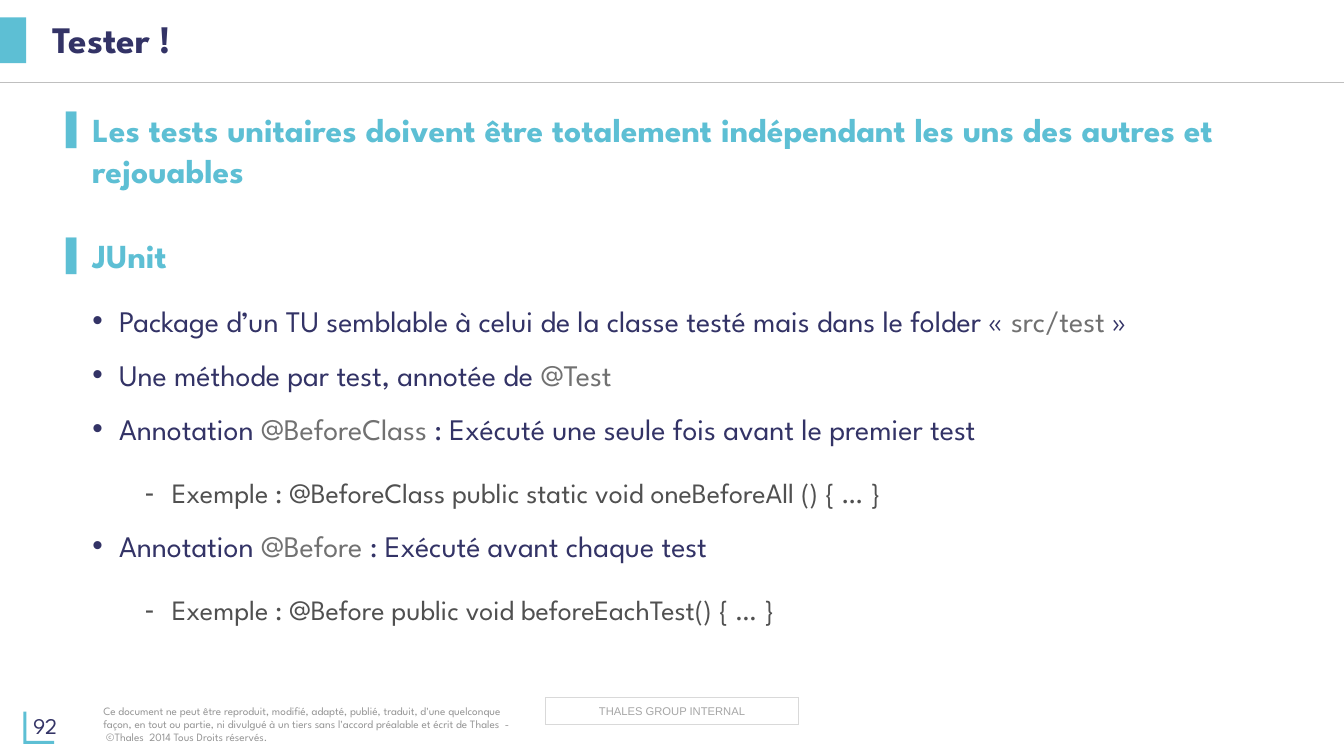
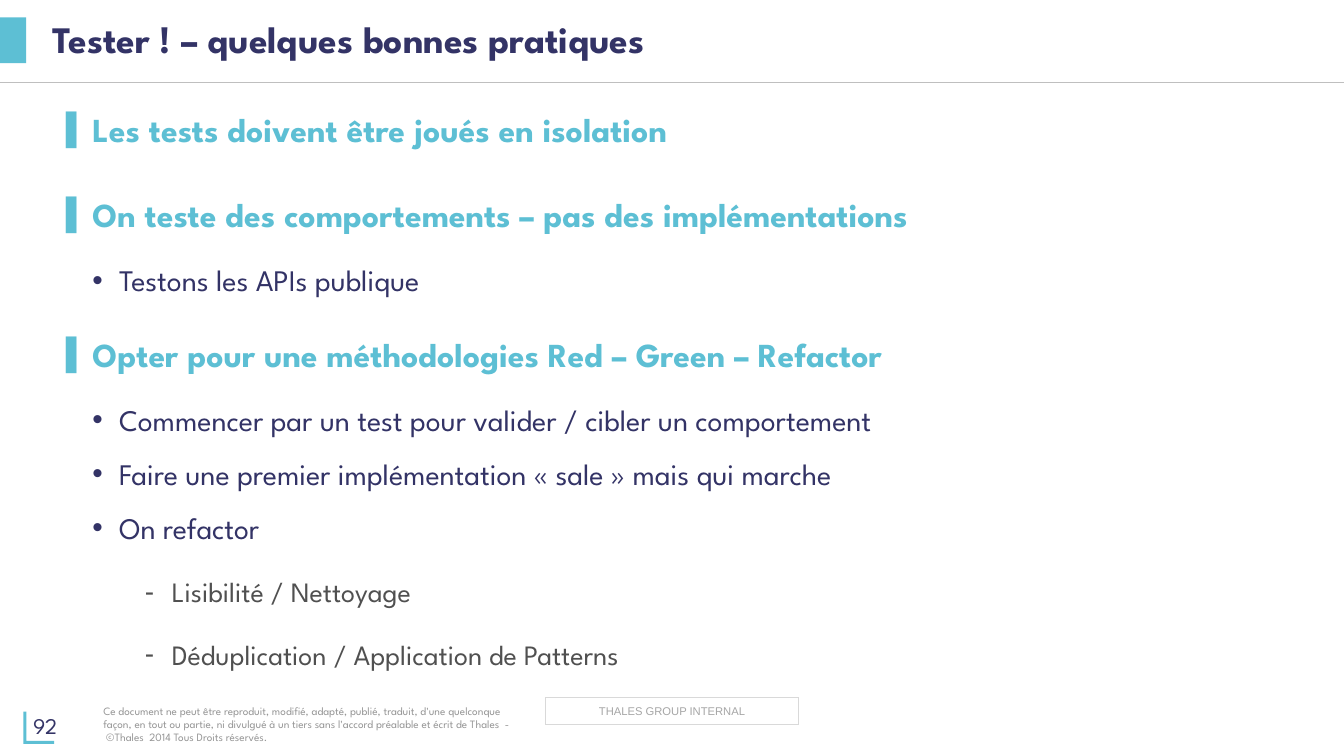
Before and after one commit to tsn-coding-dojo/java-spring-formation, a slide deck: slide 92 of présentation/Formation-Java.pptx. Drawn at 1344x756 pixels with LibreOffice and Linux fonts; fonts in the diff are those of the drawing; background and template pictures are left out. Boxes give left, top, right and bottom in pixels: in the first picture for what was removed or moved away, otherwise in the second. Text is boxed around its words. In the diff, an @@ line names an element or a change of style, - is before the commit and + after.

Commit message:
Update TP8 around testing - there are still some test to cleanup

```diff
--- a/présentation/Formation-Java.pptx
+++ b/présentation/Formation-Java.pptx
@@ title at (x1=53, y1=27, x2=645, y2=61): text changed @@
-Tester !
+Tester ! – quelques bonnes pratiques
@@ text at (x1=92, y1=119, x2=907, y2=671): text changed @@
-▌ Les tests unitaires doivent être totalement indépendant les uns des autres et rejouables
-▌ JUnit
-  • Package d’un TU semblable à celui de la classe testé mais dans le folder « src/test »
-  • Une méthode par test, annotée de @Test
-  • Annotation @BeforeClass : Exécuté une seule fois avant le premier test
-    – Exemple : @BeforeClass public static void oneBeforeAll () { … }
-  • Annotation @Before : Exécuté avant chaque test
-    – Exemple : @Before public void beforeEachTest() { … }
+▌ Les tests doivent être joués en isolation
+▌ On teste des comportements – pas des implémentations
+  • Testons les APIs publique
+▌ Opter pour une méthodologies Red – Green – Refactor
+  • Commencer par un test pour valider / cibler un comportement
+  • Faire une premier implémentation « sale » mais qui marche
+  • On refactor
+    – Lisibilité / Nettoyage
+    – Déduplication / Application de Patterns
```
Also in this commit, not shown: 3 other slides changed, 2 slides added, 13 other files.
